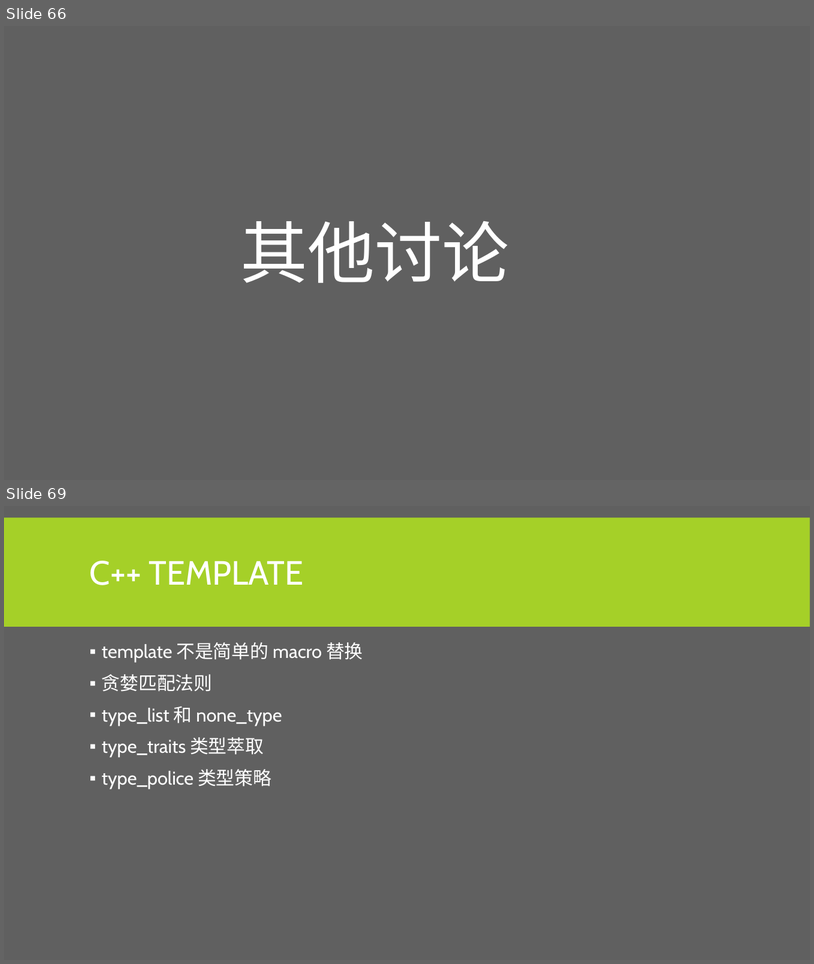
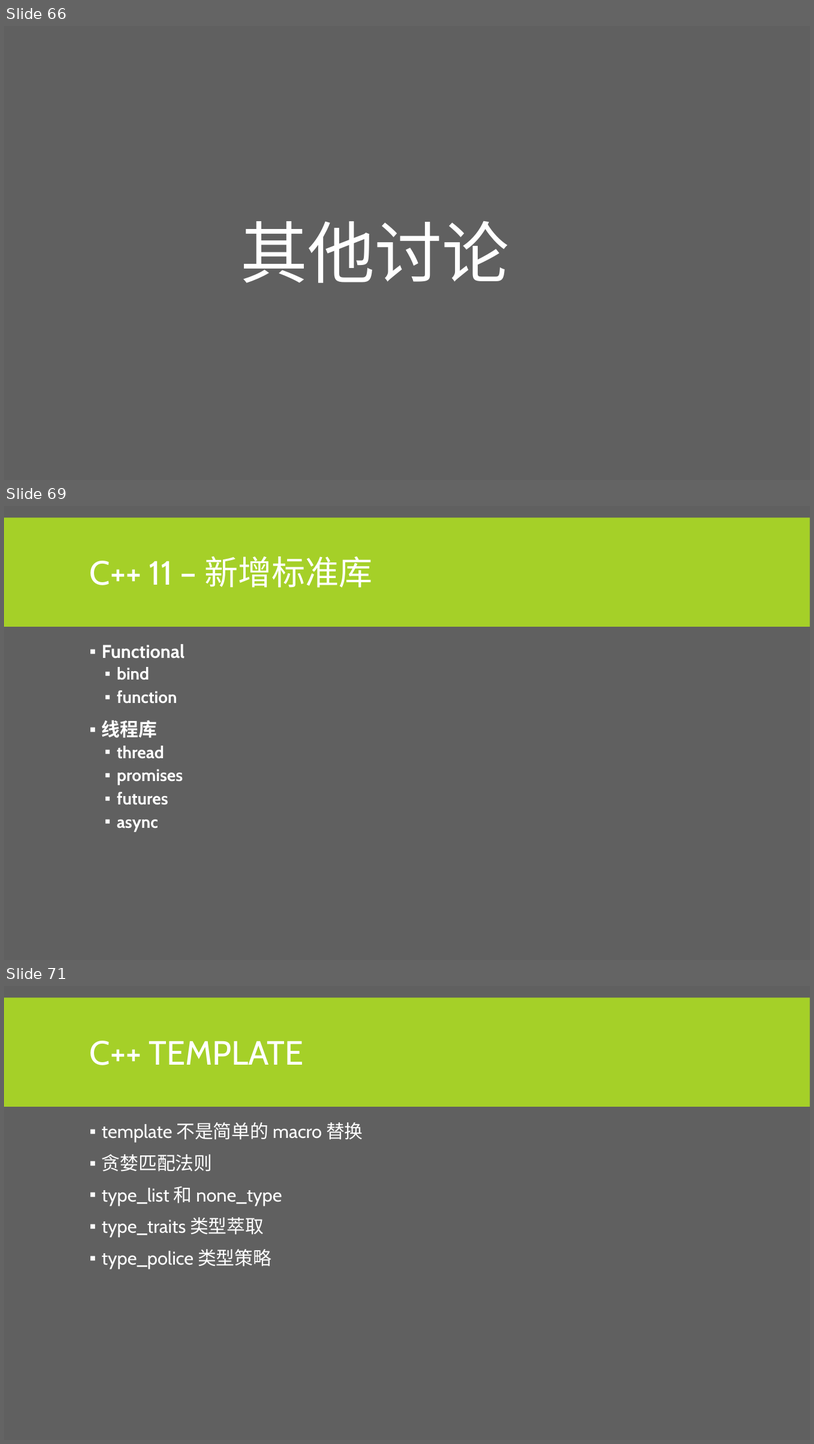
Before and after one commit to albertclass/Lessons, a slide deck: advance c++/courseware.pptx. Shown one above the other, each under a label of ours: slides 66 and 69 before the commit, slides 66, 69 and 71 after it; the slides between them are not shown. The pictures are 814x964 and 814x1444 pixels, drawn with LibreOffice and Linux fonts; fonts in the diff are those of the drawing. Boxes give left, top, right and bottom in pixels: in the first picture for what was removed or moved away, otherwise in the second. Text is boxed around its words. In the diff, an @@ line names an element or a change of style, - is before the commit and + after.

```diff
--- a/advance c++/courseware.pptx
+++ b/advance c++/courseware.pptx
@@ slide 69 added at box(4, 506, 810, 960), background #606060; not listed: 1 template element that a slide beside it also shows @@
@@ title added at box(90, 556, 373, 588), 40 pt, text #FFFFFF @@
+C++ 11 – 新增标准库
@@ text added at box(102, 644, 185, 831), 20 pt, text #FFFFFF, bold @@
+▪ Functional
+  ▪ bind
+  ▪ function
+▪ 线程库
+  ▪ thread
+  ▪ promises
+  ▪ futures
+  ▪ async
@@ what was slide 69 is now slide 71 @@
```
Also in this commit, not shown: 3 slides changed, 1 other slide added, 1 other file.
